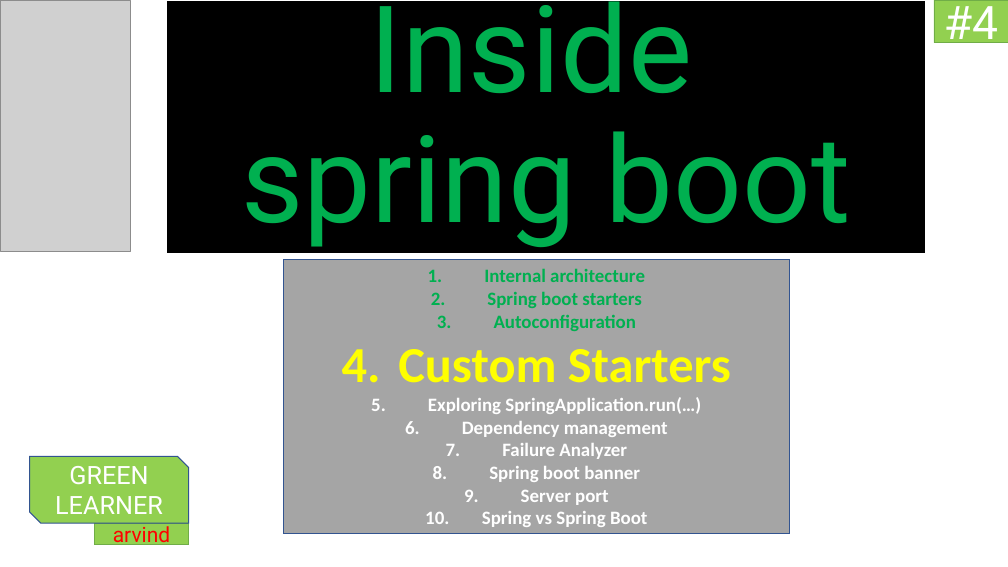
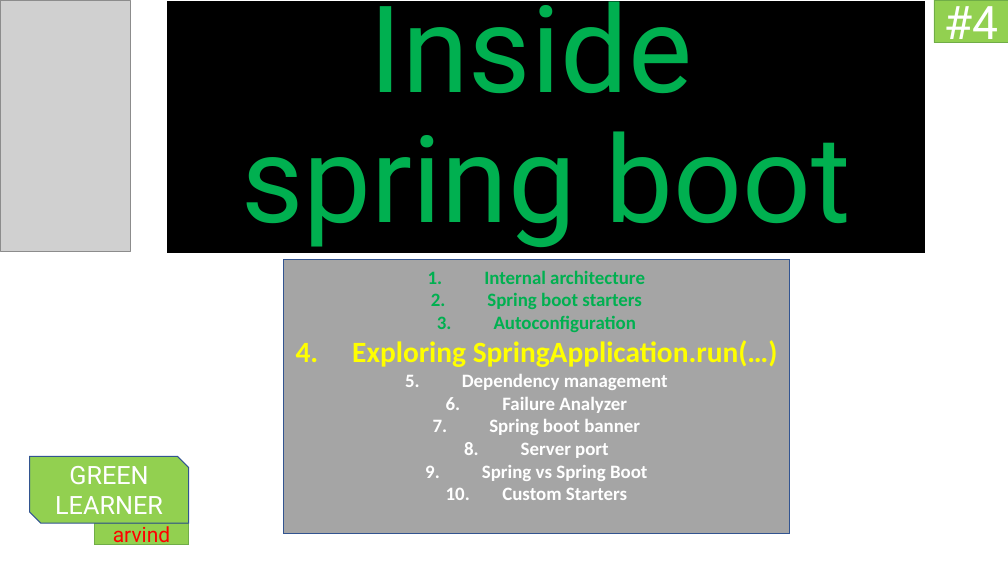
Before and after one commit to codefarm0/Inside-Spring-Boot, a slide deck: slide 14 of Inside spring boot.pptx (slide 12 before the commit). Drawn at 1008x567 pixels with LibreOffice and Linux fonts; fonts in the diff are those of the drawing; grey boxes stand for pictures; background and template pictures are left out. Boxes give left, top, right and bottom in pixels: in the first picture for what was removed or moved away, otherwise in the second. Text is boxed around its words. In the diff, an @@ line names an element or a change of style, - is before the commit and + after.

```diff
--- a/Inside spring boot.pptx
+++ b/Inside spring boot.pptx
@@ text in rectangle at (x1=352, y1=340, x2=778, y2=367): size 18 to 28 pt, text colour #FFFFFF to #FFFF00 in "Exploring SpringApplication.run(…)" @@
@@ text in rectangle at (x1=398, y1=349, x2=731, y2=383): paragraph removed @@
-4. Custom Starters
@@ text in rectangle at (x1=502, y1=488, x2=627, y2=500): paragraph added @@
+10. Custom Starters
```
Also in this commit, not shown: 5 other slides changed, 1 slide added, 19 other files.
